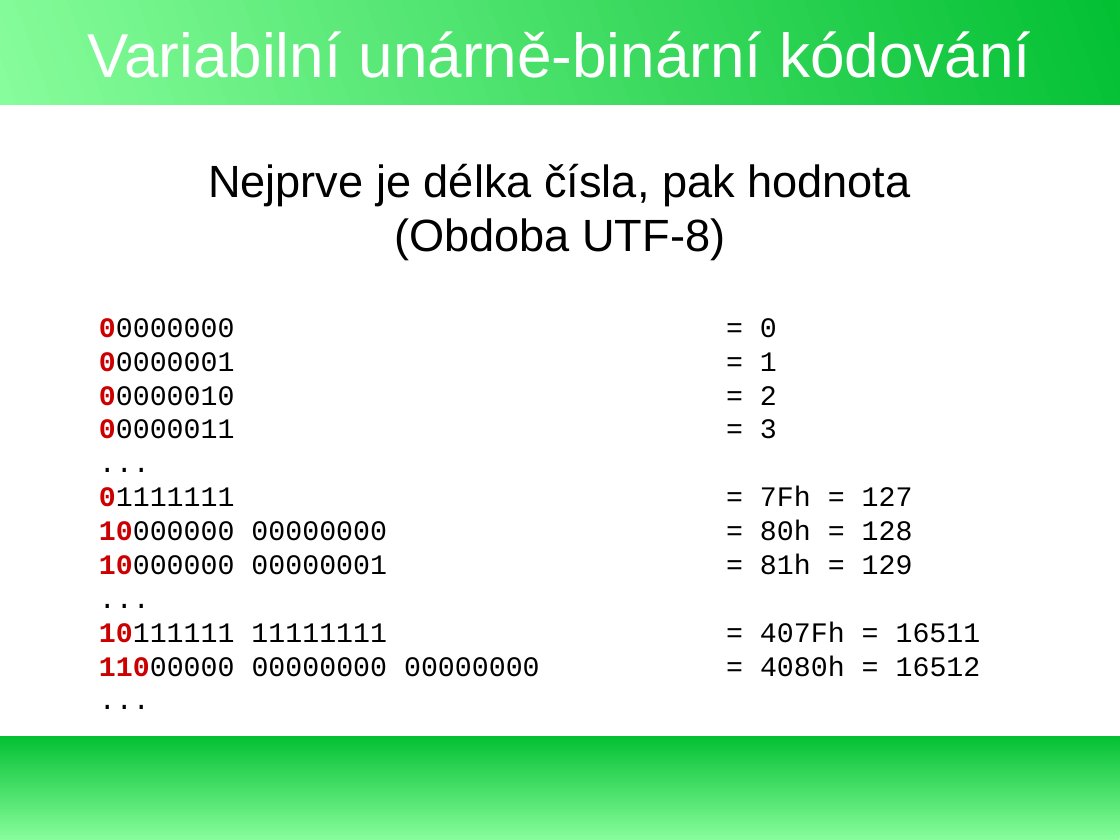
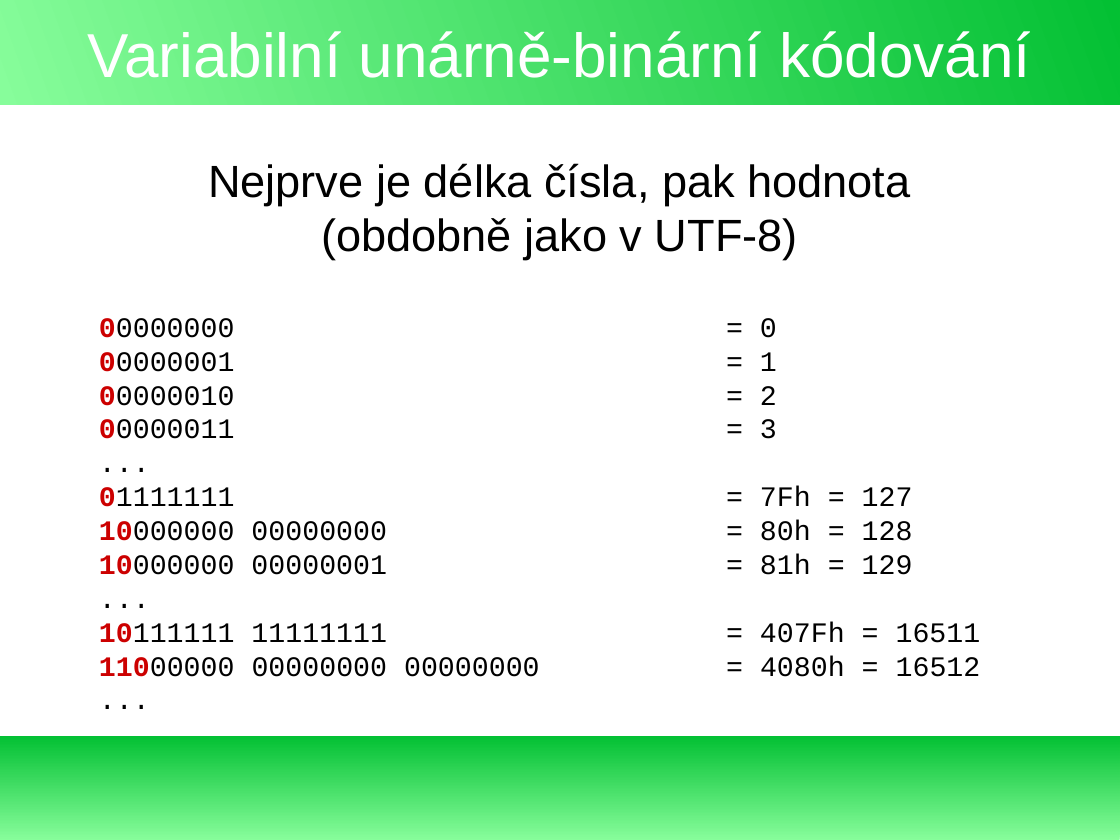
Before and after one commit to exbin/xbup-doc, a slide deck: slide 6 of presentation/binary_concept_cs_CZ.odp. Drawn at 1120x840 pixels with LibreOffice and Linux fonts; fonts in the diff are those of the drawing. Boxes give left, top, right and bottom in pixels: in the first picture for what was removed or moved away, otherwise in the second. Text is boxed around its words. In the diff, an @@ line names an element or a change of style, - is before the commit and + after.

```diff
--- a/presentation/binary_concept_cs_CZ.odp
+++ b/presentation/binary_concept_cs_CZ.odp
@@ subtitle at [321,218,798,260]: text changed @@
-(Obdoba UTF-8)
+(obdobně jako v UTF-8)
```
Also in this commit, not shown: 7 other slides changed, 2 slides added.
